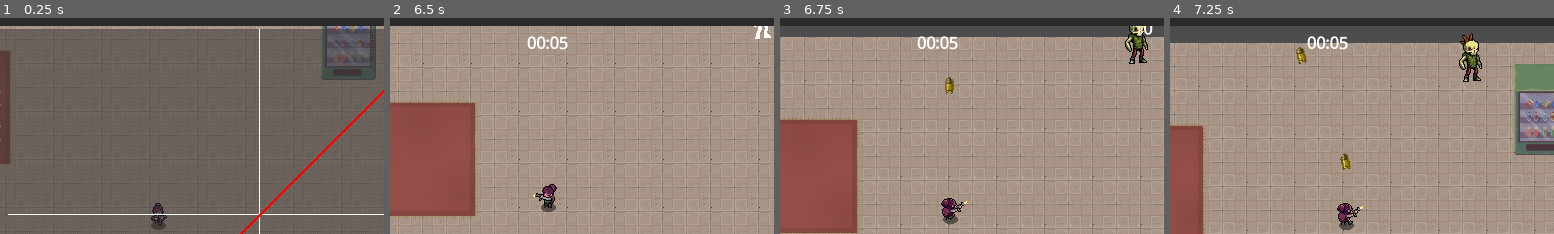
Above: before the commit, frames 1-4 (left to right).
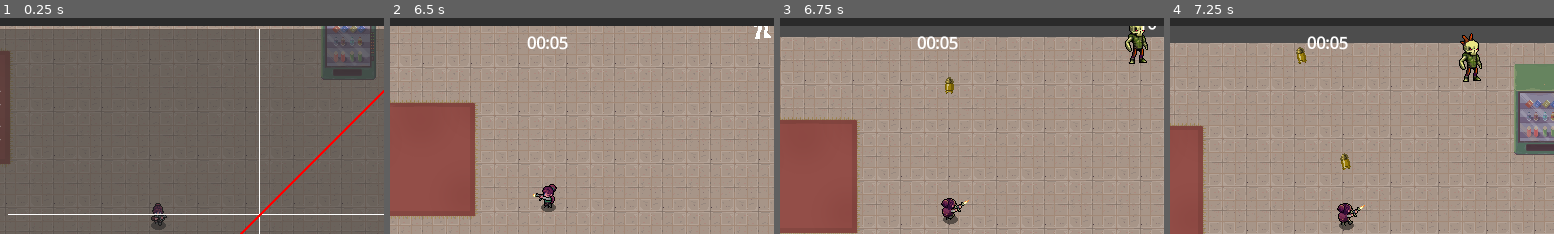
Above: after the commit, the same moments.

Repository: Sylvvs/CoopPuzzle
Game: Godot game, scene res://scenes/logic/scene_handler.tscn
Same seed, same stepped clock (60 frames per second), same inputs: the game is played once before the commit and once after it. The engine's default icon, where the game draws it, is replaced by a stand-in: a white triangle on a blue panel in a dark square.
Inputs (mouse positions are % of the whole screen's width and height, from its top left):
- Up to frame 1 (0.25 s): no input
- Up to frame 2 (6.5 s): tap Enter at 0.5 s; move the mouse to (45, 70) at 0.52 s; hold W (up) 0.53-1.25 s; click (45, 70) at 0.6 s; click "X" at 1.25 s; move the mouse to (80, 65) at 2.02 s; hold W (up) 2.03-2.78 s; tap E (interact) at 2.1, 3.6, 5.1 s; move the mouse to (20, 35) at 2.77 s; hold A (left) 2.78-4.28 s; click (20, 35) at 2.85 s; move the mouse to (55, 50) at 3.52 s; move the mouse to (35, 25) at 4.27 s; hold S (down) 4.28-5.03 s; click (35, 25) at 4.35 s; move the mouse to (72, 45) at 5.02 s; hold D (right) 5.03-5.78 s; move the mouse to (30, 55) at 5.77 s; hold W (up) from 5.78 s (still down); click (30, 55) at 5.85 s
- Up to frame 3 (6.75 s): move the mouse to (60, 28) at 6.52 s; release W (up) at 6.53 s; hold D (right) from 6.53 s (still down); tap E (interact) at 6.6 s
- Up to frame 4 (7.25 s): keep holding D (right)
The pictures show only the part of the screen within x 29-79%, y 4-54%; the shares and areas given below are measured in that part.

Frames 1-2 are identical in both runs. In frame 3, 0.1% of the frame differs, in the area x 92-98%, y 3-8%; in frame 4, nothing differs.

Commit message:
Hitbox more like rizzbox (hitbox fikset)

Diff:
--- a/enemies/alien_long_arm.tscn
+++ b/enemies/alien_long_arm.tscn
@@ -2,11 +2,11 @@
 
 [ext_resource type="Script" uid="uid://bb31720s0lbpe" path="res://enemies/test_enemy.gd" id="1_kpu7p"]
 [ext_resource type="Texture2D" uid="uid://c752doe2curis" path="res://enemies/enemy sprites/Monster Sprites/04.png" id="1_ye7ao"]
-[ext_resource type="PackedScene" path="res://xp/xp_blue.tscn" id="2_2nv8l"]
+[ext_resource type="PackedScene" uid="uid://b8d07pondnk8f" path="res://xp/xp_blue.tscn" id="2_2nv8l"]
 
 [sub_resource type="CapsuleShape2D" id="CapsuleShape2D_6po6r"]
-radius = 20.0
-height = 64.0
+radius = 13.0
+height = 50.0
 
 [sub_resource type="Animation" id="Animation_kpu7p"]
 resource_name = "Hit"
--- a/enemies/blue_swamp_guy.tscn
+++ b/enemies/blue_swamp_guy.tscn
@@ -42,8 +42,7 @@
 }
 
 [sub_resource type="CapsuleShape2D" id="CapsuleShape2D_qwy2i"]
-radius = 15.0
-height = 62.0
+height = 46.0
 
 [node name="BlueSwampGuy" type="CharacterBody2D" groups=["enemies"]]
 script = ExtResource("1_63wbf")
--- a/enemies/chicken_turtle_man.tscn
+++ b/enemies/chicken_turtle_man.tscn
@@ -42,8 +42,8 @@
 }
 
 [sub_resource type="CapsuleShape2D" id="CapsuleShape2D_dsjur"]
-radius = 15.0
-height = 52.0
+radius = 8.0
+height = 36.0
 
 [node name="ChickenTurtleMan" type="CharacterBody2D" groups=["enemies"]]
 script = ExtResource("1_36ng3")
--- a/enemies/fast_chichken.tscn
+++ b/enemies/fast_chichken.tscn
@@ -42,8 +42,8 @@
 }
 
 [sub_resource type="CapsuleShape2D" id="CapsuleShape2D_70sxs"]
-radius = 13.0
-height = 46.0
+radius = 8.0
+height = 38.0
 
 [node name="FastChicken" type="CharacterBody2D" groups=["enemies"]]
 script = ExtResource("1_dav53")
--- a/enemies/grass_zombie.tscn
+++ b/enemies/grass_zombie.tscn
@@ -1,11 +1,11 @@
 [gd_scene load_steps=8 format=3 uid="uid://bruhy0geyt5b8"]
 
 [ext_resource type="Script" uid="uid://bb31720s0lbpe" path="res://enemies/test_enemy.gd" id="1_ay63d"]
-[ext_resource type="PackedScene" path="res://xp/xp_blue.tscn" id="2_7orb8"]
+[ext_resource type="PackedScene" uid="uid://b8d07pondnk8f" path="res://xp/xp_blue.tscn" id="2_7orb8"]
 [ext_resource type="Texture2D" uid="uid://dqocsyb2uvk75" path="res://enemies/enemy sprites/Monster Sprites/02.png" id="2_54qng"]
 
 [sub_resource type="CircleShape2D" id="CircleShape2D_ay63d"]
-radius = 24.0
+radius = 18.027756
 
 [sub_resource type="Animation" id="Animation_7orb8"]
 resource_name = "Hit"
--- a/enemies/moth_dragon_man.tscn
+++ b/enemies/moth_dragon_man.tscn
@@ -43,8 +43,8 @@
 }
 
 [sub_resource type="CapsuleShape2D" id="CapsuleShape2D_8li2d"]
-radius = 23.0
-height = 64.0
+radius = 16.0
+height = 48.0
 
 [node name="MothDragonMan" type="CharacterBody2D" groups=["enemies"]]
 script = ExtResource("1_amfjb")
@@ -65,5 +65,5 @@
 }
 
 [node name="CollisionShape2D" type="CollisionShape2D" parent="."]
-position = Vector2(0, 4)
+position = Vector2(0, 7)
 shape = SubResource("CapsuleShape2D_8li2d")
--- a/enemies/red_devil.tscn
+++ b/enemies/red_devil.tscn
@@ -42,8 +42,8 @@
 }
 
 [sub_resource type="CapsuleShape2D" id="CapsuleShape2D_n5pgu"]
-radius = 21.0
-height = 58.0
+radius = 11.0
+height = 48.0
 
 [node name="RedDevil" type="CharacterBody2D" groups=["enemies"]]
 script = ExtResource("1_n5pgu")
--- a/enemies/sand_golem.tscn
+++ b/enemies/sand_golem.tscn
@@ -2,11 +2,10 @@
 
 [ext_resource type="Script" uid="uid://bb31720s0lbpe" path="res://enemies/test_enemy.gd" id="1_014bn"]
 [ext_resource type="Texture2D" uid="uid://cd64wbb3kftq2" path="res://enemies/enemy sprites/Monster Sprites/10.png" id="2_7q132"]
-[ext_resource type="PackedScene" path="res://xp/xp_blue.tscn" id="2_fisxk"]
+[ext_resource type="PackedScene" uid="uid://b8d07pondnk8f" path="res://xp/xp_blue.tscn" id="2_fisxk"]
 
 [sub_resource type="CapsuleShape2D" id="CapsuleShape2D_seg00"]
-radius = 18.0
-height = 50.0
+height = 40.0
 
 [sub_resource type="Animation" id="Animation_014bn"]
 resource_name = "Hit"
--- a/enemies/skeleton_dude.tscn
+++ b/enemies/skeleton_dude.tscn
@@ -5,8 +5,8 @@
 [ext_resource type="Texture2D" uid="uid://cgdcg1qjfcjif" path="res://enemies/enemy sprites/Monster Sprites/03.png" id="2_fj0xi"]
 
 [sub_resource type="CapsuleShape2D" id="CapsuleShape2D_64hiu"]
-radius = 12.0
-height = 54.0
+radius = 7.0
+height = 38.0
 
 [sub_resource type="Animation" id="Animation_2ladb"]
 resource_name = "Hit"
--- a/enemies/strong_chicken.tscn
+++ b/enemies/strong_chicken.tscn
@@ -42,8 +42,8 @@
 }
 
 [sub_resource type="CapsuleShape2D" id="CapsuleShape2D_bjkgh"]
-radius = 17.0
-height = 50.0
+radius = 8.0
+height = 42.0
 
 [node name="StrongChicken" type="CharacterBody2D" groups=["enemies"]]
 script = ExtResource("1_kqo75")
@@ -64,5 +64,5 @@
 }
 
 [node name="CollisionShape2D" type="CollisionShape2D" parent="."]
-position = Vector2(0, 6)
+position = Vector2(-2, 6)
 shape = SubResource("CapsuleShape2D_bjkgh")
--- a/enemies/troll.tscn
+++ b/enemies/troll.tscn
@@ -5,8 +5,7 @@
 [ext_resource type="Texture2D" uid="uid://xqky8he6tgel" path="res://enemies/enemy sprites/Monster Sprites/00.png" id="2_l3jnk"]
 
 [sub_resource type="CapsuleShape2D" id="CapsuleShape2D_l3jnk"]
-radius = 19.0
-height = 52.0
+height = 42.0
 
 [sub_resource type="Animation" id="Animation_l3jnk"]
 resource_name = "Hit"
Not shown: 1 places in enemies/fast_chichken.tscn that only renumber resources
Not shown: 1 places in enemies/moth_dragon_man.tscn that only renumber resources
Not shown: 1 places in enemies/red_devil.tscn that only renumber resources
Not shown: 1 places in enemies/strong_chicken.tscn that only renumber resources
